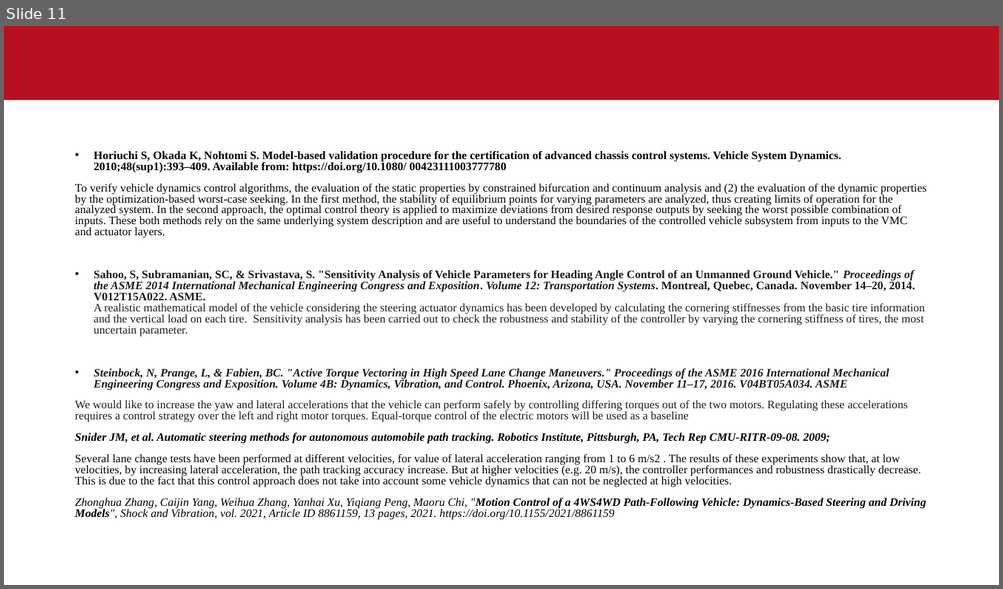
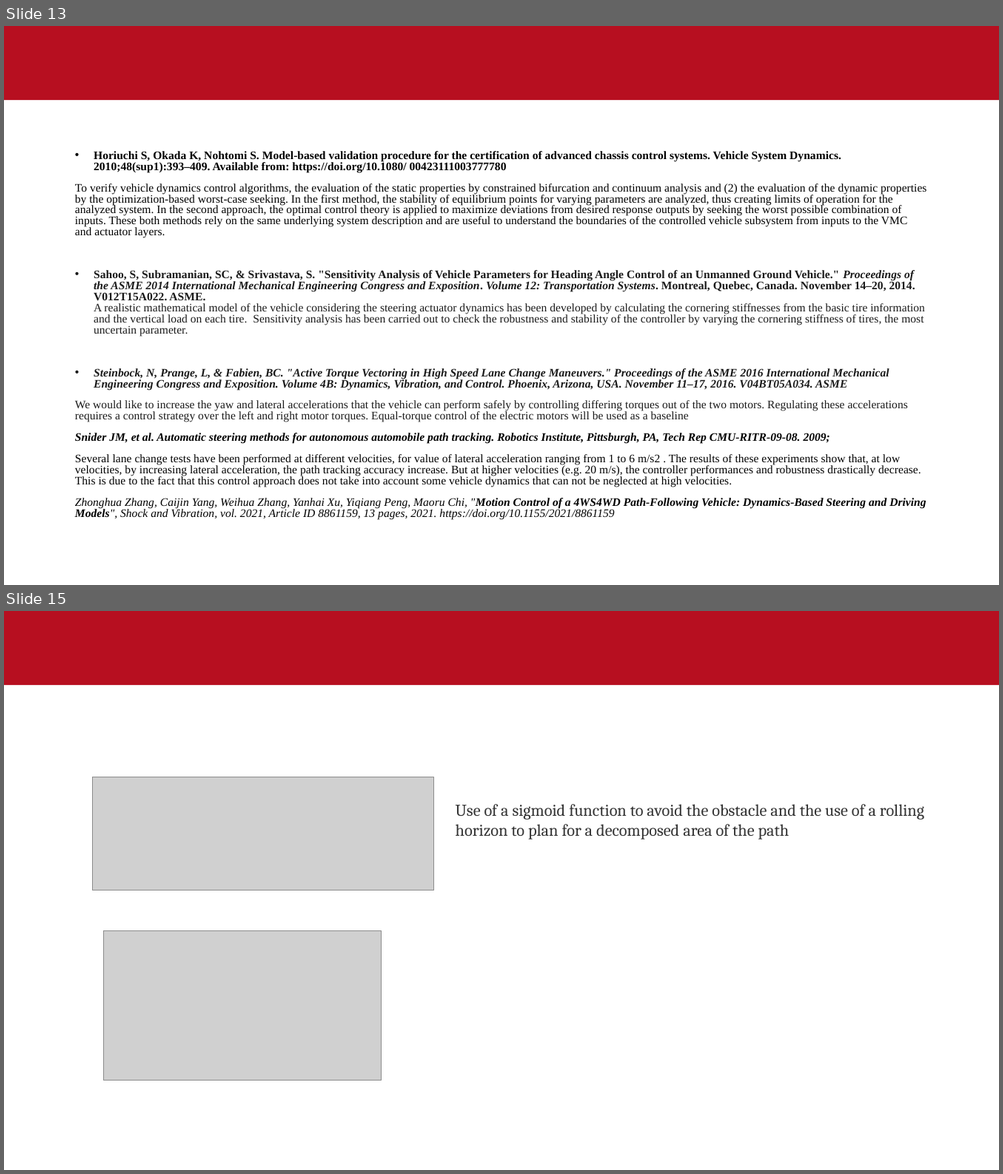
Before and after one commit to sandeepsulake96/Highway-motion-planning-using-artificial-potential-fields-with-environment-uncertainities, a slide deck: Thesis_outline.pptx. Shown one above the other, each under a label of ours: slide 11 before the commit, slides 13 and 15 after it; the slides between them are not shown. The pictures are 1003x589 and 1003x1174 pixels, drawn with LibreOffice and Linux fonts; fonts in the diff are those of the drawing; grey boxes stand for pictures; background and template pictures are left out. Boxes give left, top, right and bottom in pixels: in the first picture for what was removed or moved away, otherwise in the second. Text is boxed around its words. In the diff, an @@ line names an element or a change of style, - is before the commit and + after.

```diff
--- a/Thesis_outline.pptx
+++ b/Thesis_outline.pptx
@@ slide 15 added at [4,611,999,1170], background #FFFFFF; not listed: 1 template element that a slide beside it also shows @@
@@ picture added at [93,777,434,891] @@
@@ text added at [455,804,924,840], 16 pt, text #333333 @@
+Use of a sigmoid function to avoid the obstacle and the use of a rolling horizon to plan for a decomposed area of the path
@@ picture added at [104,931,381,1080] @@
@@ what was slide 11 is now slide 13 @@
```
Also in this commit, not shown: 2 slides changed, 4 other files.
